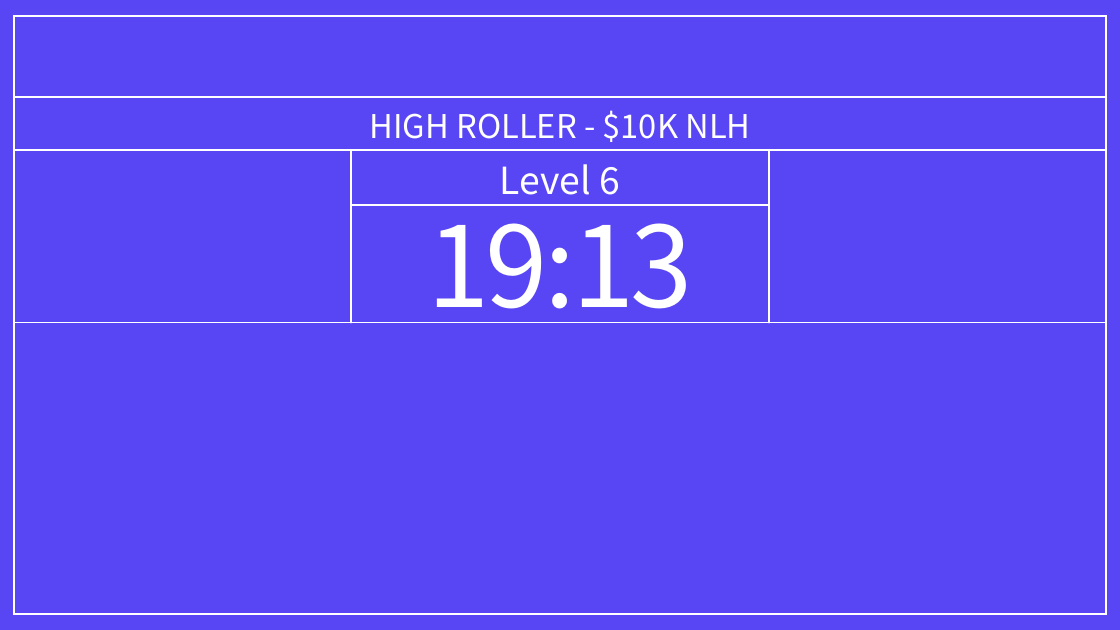
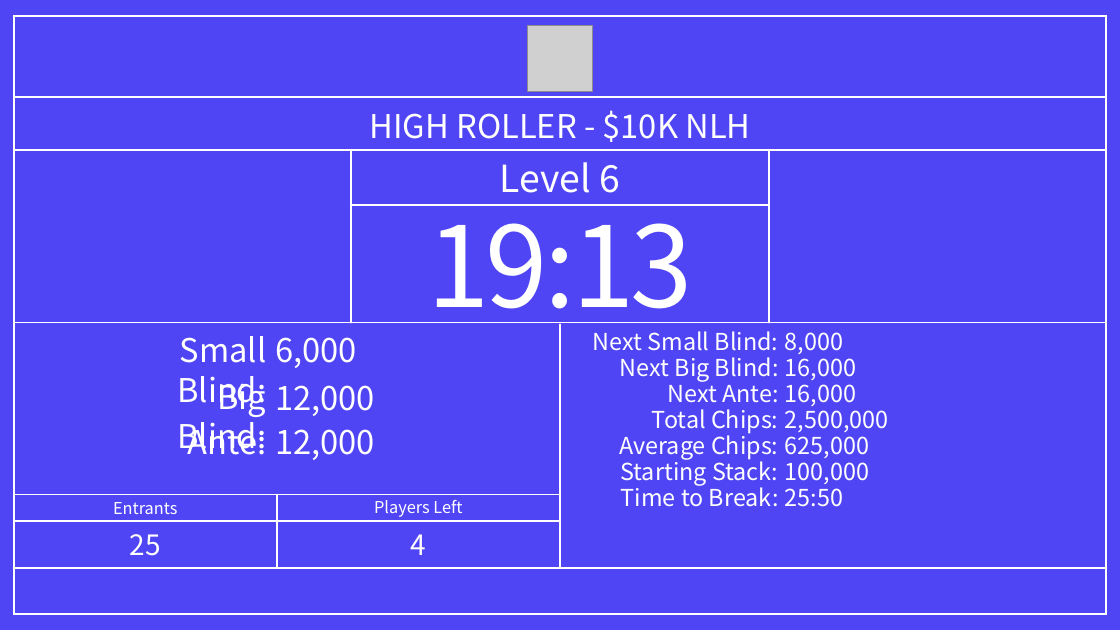
Before and after one commit to kage3175/PokerTimer, a slide deck: slide 3 of 프레젠테이션1.pptx. Drawn at 1120x630 pixels with LibreOffice and Linux fonts; fonts in the diff are those of the drawing; grey boxes stand for pictures. Boxes give left, top, right and bottom in pixels: in the first picture for what was removed or moved away, otherwise in the second. Text is boxed around its words. In the diff, an @@ line names an element or a change of style, - is before the commit and + after.

```diff
--- a/프레젠테이션1.pptx
+++ b/프레젠테이션1.pptx
@@ background #5845F4 to #4F45F4 @@
@@ picture added at bbox=[528, 25, 593, 91] @@
@@ line added from (560, 568) to (560, 324), #FFFFFF 1.5 pt @@
@@ text added at bbox=[177, 336, 267, 410], 28 pt, text #FFFFFF @@
+Small Blind:
@@ text added at bbox=[276, 337, 358, 368], 28 pt, text #FFFFFF @@
+6,000
@@ text added at bbox=[593, 331, 779, 351], 20 pt, text #FFFFFF @@
+Next Small Blind:
@@ text added at bbox=[620, 357, 779, 382], 20 pt, text #FFFFFF @@
+Next Big Blind:
@@ text added at bbox=[785, 332, 843, 354], 20 pt, text #FFFFFF @@
+8,000
@@ text added at bbox=[785, 353, 856, 380], 20 pt, text #FFFFFF @@
+16,000
@@ text added at bbox=[177, 376, 267, 455], 28 pt, text #FFFFFF @@
+Big Blind:
@@ text added at bbox=[275, 385, 375, 416], 28 pt, text #FFFFFF @@
+12,000
@@ text added at bbox=[667, 379, 778, 403], 20 pt, text #FFFFFF @@
+Next Ante:
@@ text added at bbox=[785, 379, 856, 406], 20 pt, text #FFFFFF @@
+16,000
@@ text added at bbox=[652, 409, 778, 434], 20 pt, text #FFFFFF @@
+Total Chips:
@@ text added at bbox=[785, 405, 889, 432], 20 pt, text #FFFFFF @@
+2,500,000
@@ text added at bbox=[188, 422, 267, 455], 28 pt, text #FFFFFF @@
+Ante:
@@ text added at bbox=[275, 429, 375, 460], 28 pt, text #FFFFFF @@
+12,000
@@ text added at bbox=[619, 431, 778, 460], 20 pt, text #FFFFFF @@
+Average Chips:
@@ text added at bbox=[785, 431, 869, 458], 20 pt, text #FFFFFF @@
+625,000
@@ text added at bbox=[620, 457, 778, 486], 20 pt, text #FFFFFF @@
+Starting Stack:
@@ text added at bbox=[785, 457, 869, 484], 20 pt, text #FFFFFF @@
+100,000
@@ line added from (14, 495) to (560, 495), #FFFFFF 1.5 pt @@
@@ text added at bbox=[113, 502, 177, 514], 14 pt, text #FFFFFF @@
+Entrants
@@ line added from (277, 568) to (277, 495), #FFFFFF 1.5 pt @@
@@ text added at bbox=[374, 500, 462, 517], 14 pt, text #FFFFFF @@
+Players Left
@@ text added at bbox=[621, 483, 779, 507], 20 pt, text #FFFFFF @@
+Time to Break:
@@ text added at bbox=[785, 483, 843, 507], 20 pt, text #FFFFFF @@
+25:50
@@ line added from (14, 521) to (560, 521), #FFFFFF 1.5 pt @@
@@ text added at bbox=[130, 534, 161, 556], 24 pt, text #FFFFFF @@
+25
@@ text added at bbox=[411, 534, 427, 555], 24 pt, text #FFFFFF @@
+4
@@ line added from (14, 568) to (1107, 568), #FFFFFF 1.5 pt @@
```
Also in this commit, not shown: 1 other file.
